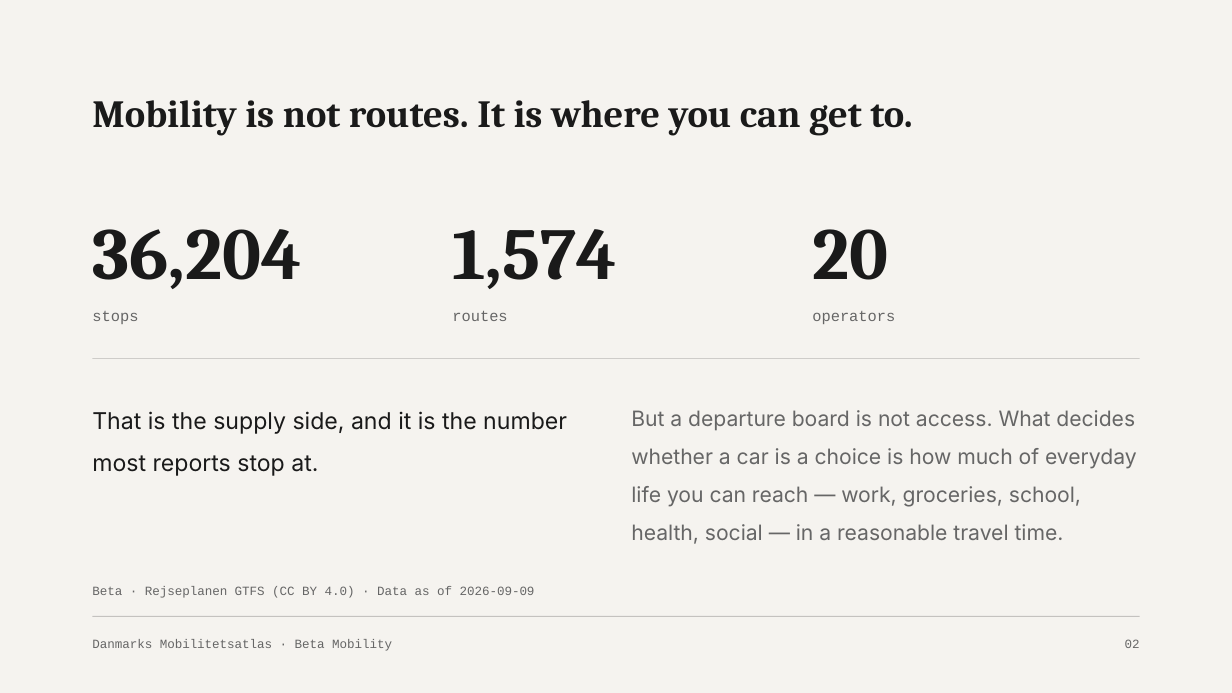
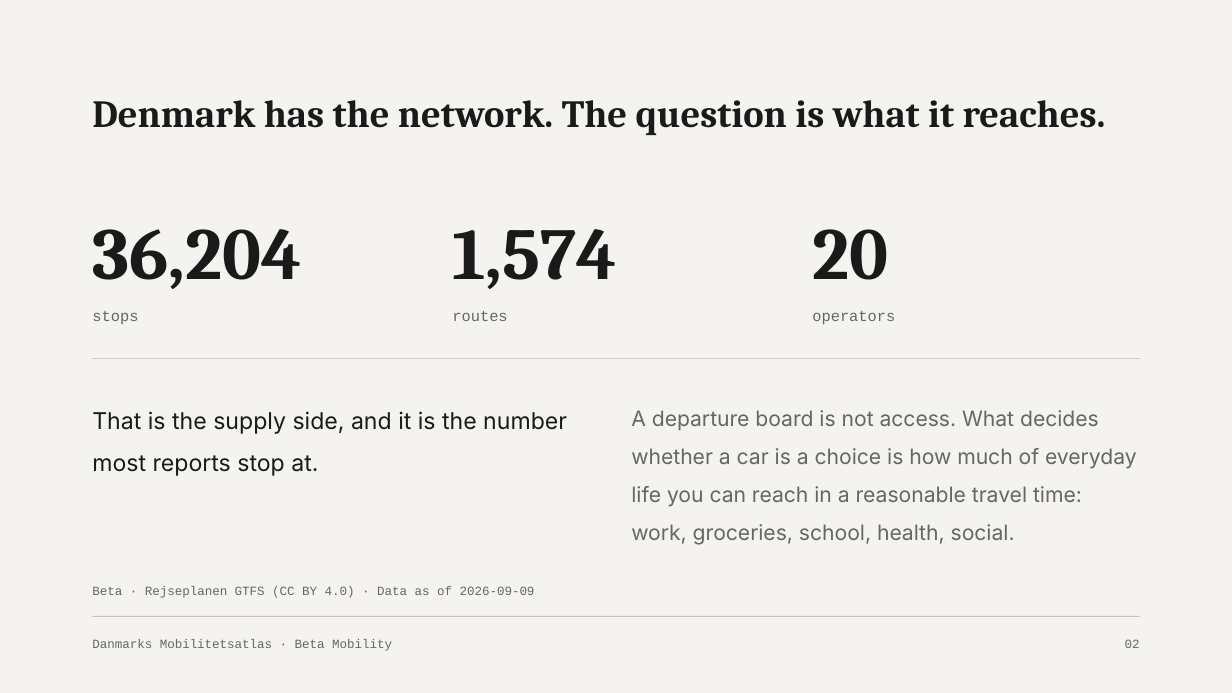
Before and after one commit to betamobility/slides, a slide deck: slide 2 of decks/mobilitetsatlas-intro/Mobilitetsatlas-introduktion.pptx. Drawn at 1232x693 pixels with LibreOffice and Linux fonts; fonts in the diff are those of the drawing. Boxes give left, top, right and bottom in pixels: in the first picture for what was removed or moved away, otherwise in the second. Text is boxed around its words. In the diff, an @@ line names an element or a change of style, - is before the commit and + after.

```diff
--- a/decks/mobilitetsatlas-intro/Mobilitetsatlas-introduktion.pptx
+++ b/decks/mobilitetsatlas-intro/Mobilitetsatlas-introduktion.pptx
@@ text at <box>92,100,1106,135</box>: text changed @@
-Mobility is not routes. It is where you can get to.
+Denmark has the network. The question is what it reaches.
@@ text at <box>631,410,1137,545</box>: text changed @@
-But a departure board is not access. What decides whether a car is a choice is how much of everyday life you can reach — work, groceries, school, health, social — in a reasonable travel time.
+A departure board is not access. What decides whether a car is a choice is how much of everyday life you can reach in a reasonable travel time: work, groceries, school, health, social.
```
Also in this commit, not shown: 11 other slides changed, 2 other files.
